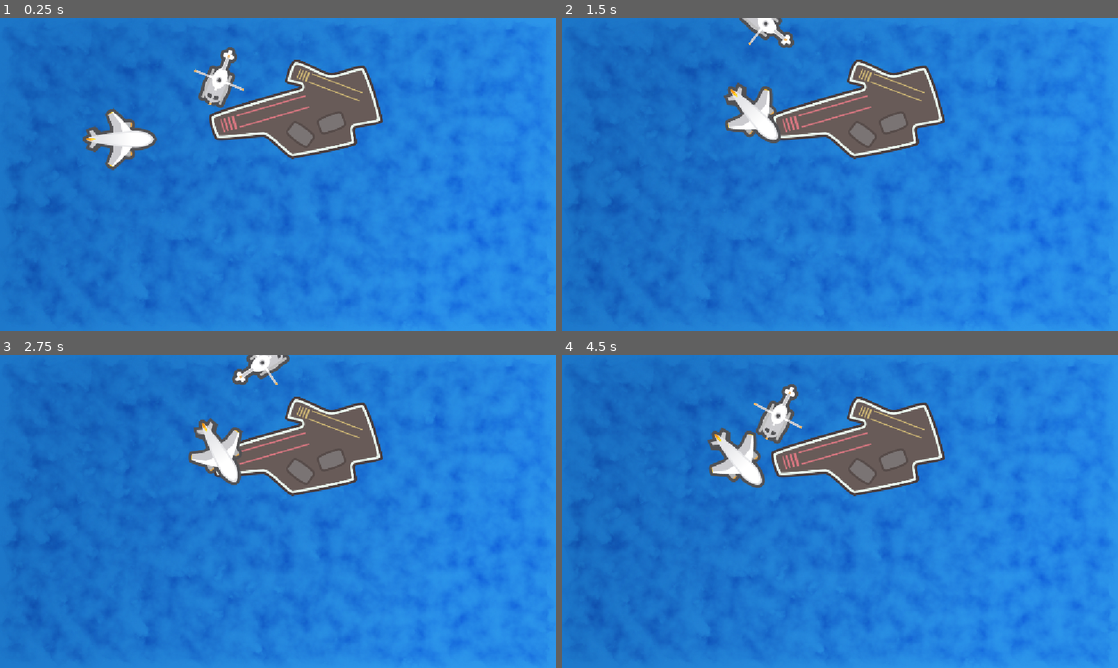
Above: before the commit, frames 1-4 (two rows, left to right).
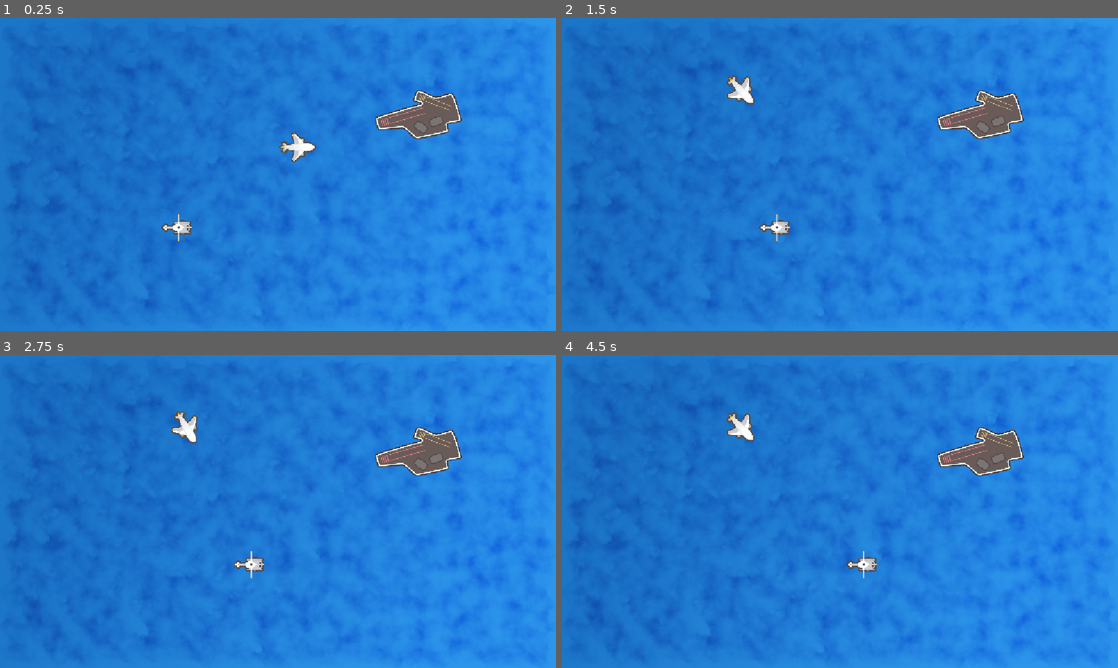
Above: after the commit, the same moments.

Repository: filipeAugusto99/FoudationsGodot
Game: Godot game, scene res://Scenes/Ocean/Ocean.tscn
Two runs of this game, one before a commit and one after it. Both use one fixed random seed, a clock stepped at 60 frames per second and the inputs below.
Inputs:
- Up to frame 1 (0.25 s): no input
- Up to frame 2 (1.5 s): tap Enter (ui_accept) at 0.5, 0.77 s; hold Right (ui_right) 0.53-1.28 s; hold Left (ui_left) from 1.28 s (still down)
- Up to frame 3 (2.75 s): tap Enter (ui_accept) at 1.52 s; release Left (ui_left) at 2.03 s; hold Right (ui_right) from 2.03 s (still down)
- Up to frame 4 (4.5 s): tap Enter (ui_accept) at 3.02, 3.77 s; release Right (ui_right) at 3.53 s; hold Left (ui_left) from 3.53 s (still down)

The runs differ from the first frame. In frame 1, 9.5% of the frame differs, in the area x 14-84%, y 9-72%; in frame 2, 9.3%; in frame 3, 9.1%; in frame 4, 9.8%, in the area x 26-84%, y 9-72%.

Commit message:
Rotation and Skale

Diff:
--- a/plane-game/Scenes/Ocean/Ocean.tscn
+++ b/plane-game/Scenes/Ocean/Ocean.tscn
@@ -15,17 +15,19 @@
 centered = false
 
 [node name="Heli" type="Sprite2D" parent="." unique_id=1721312248]
-position = Vector2(482, 125)
-rotation = 1.5707964
+position = Vector2(351, 434)
+scale = Vector2(0.5, 0.5)
 texture = ExtResource("3_fyc3p")
 
 [node name="EatingSound" type="AudioStreamPlayer" parent="." unique_id=656825188]
 stream = ExtResource("5_fyc3p")
 
 [node name="Carrier" type="Sprite2D" parent="." unique_id=1761446161]
-position = Vector2(613, 189)
+position = Vector2(867, 200)
+scale = Vector2(0.5, 0.5)
 texture = ExtResource("5_t11xa")
 
 [node name="Plane" type="Sprite2D" parent="Carrier" unique_id=2046711761]
-position = Vector2(-390, 62)
+unique_name_in_owner = true
+position = Vector2(-515, 135)
 texture = ExtResource("2_y20wh")
--- a/plane-game/Scenes/Ocean/ocean.gd
+++ b/plane-game/Scenes/Ocean/ocean.gd
@@ -1,6 +1,6 @@
 extends Node2D
 
-@onready var plane: Sprite2D = $Carrier/Plane
+@onready var plane: Sprite2D = %Plane
 @onready var heli: Sprite2D = $Heli
 @onready var eating_sound: AudioStreamPlayer = $EatingSound
 
@@ -13,9 +13,10 @@
 # Called every frame. 'delta' is the elapsed time since the previous frame.
 func _process(delta: float) -> void:
 	# this method allow i control the position x of the plane
-	plane.move_local_x(100.0 * delta)
-	heli.move_local_y(100.0 * delta)
-	heli.rotate(1.5 * delta)
+	plane.position.x += 60.0 * delta
+	heli.position.x += 60.0 * delta
+	#heli.move_local_y(100.0 * delta)
+	#heli.rotate(1.5 * delta)
 
 	if Input.is_action_pressed("ui_left"):
 		plane.rotate(-1.5 * delta)
